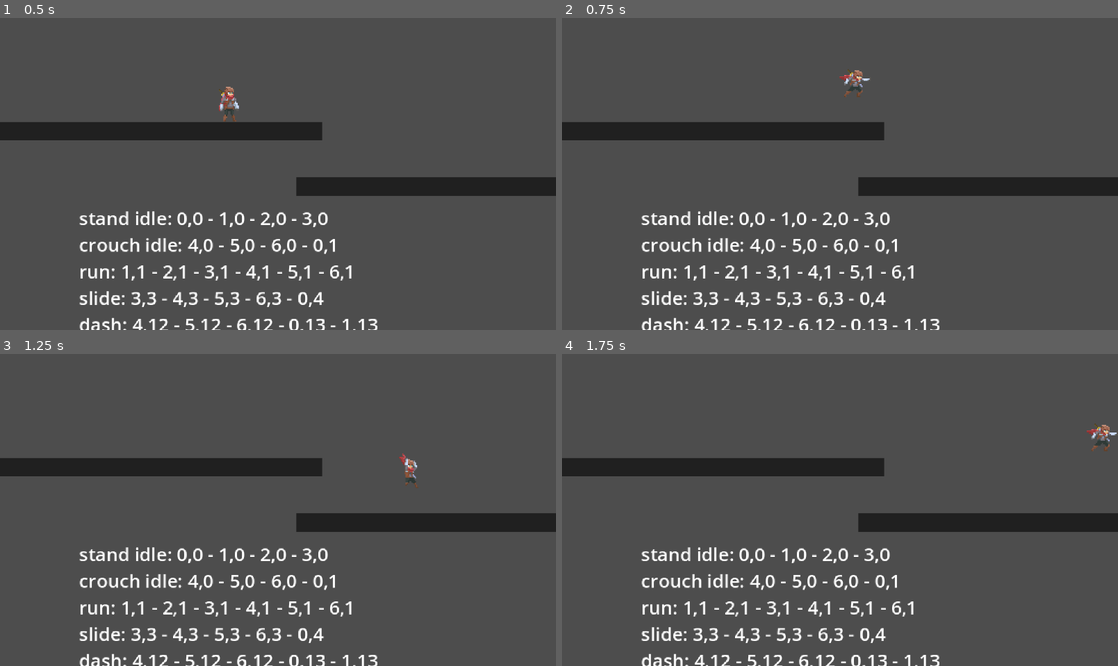
Above: before the commit, frames 1-4 (two rows, left to right).
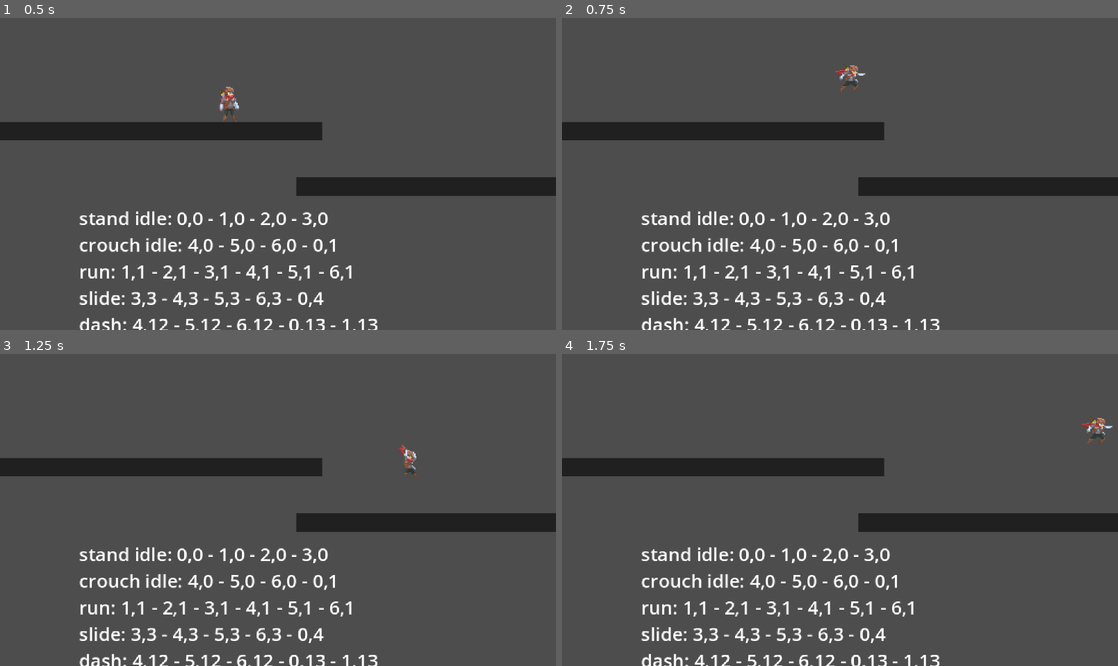
Above: after the commit, the same moments.

Repository: snowbillr/ninja-game
Game: Godot game, scene res://main.tscn
Two runs of this game, one before a commit and one after it. Both use one fixed random seed, a clock stepped at 60 frames per second and the inputs below.
Inputs:
- Up to frame 1 (0.5 s): no input
- Up to frame 2 (0.75 s): hold Right (move_right) from 0.53 s (still down); hold Up (jump) from 0.53 s (still down); tap Shift (dash) at 0.6 s
- Up to frame 3 (1.25 s): keep holding Right (move_right); keep holding Up (jump)
- Up to frame 4 (1.75 s): keep holding Right (move_right); release Up (jump) at 1.28 s; tap Up (jump) at 1.35, 1.52 s; tap Shift (dash) at 1.55 s

Frame 1 is identical in both runs. In frame 2, 0.3% of the frame differs, in the area x 49-56%, y 14-26%; in frame 3, 0.2%; in frame 4, 0.3%.

Commit message:
jumps and dashes with air movement

Diff:
--- a/main.tscn
+++ b/main.tscn
@@ -156,24 +156,6 @@
 [sub_resource type="RectangleShape2D" id="RectangleShape2D_h2yge"]
 size = Vector2(22, 30)
 
-[sub_resource type="Resource" id="Resource_82xsv"]
-script = ExtResource("6_4c57u")
-to = "air"
-input_action = "jump"
-action_state = 0
-args = {
-"do_jump": true
-}
-metadata/_custom_type_script = "uid://cey6mrsr07fa0"
-
-[sub_resource type="Resource" id="Resource_cegan"]
-script = ExtResource("6_4c57u")
-to = "dash"
-input_action = "dash"
-action_state = 0
-args = {}
-metadata/_custom_type_script = "uid://cey6mrsr07fa0"
-
 [sub_resource type="Resource" id="Resource_4c57u"]
 script = ExtResource("8_efxa6")
 to = "ground"
@@ -241,7 +223,6 @@
 
 [node name="dash" type="Node" parent="Player/GSM"]
 script = ExtResource("9_kek77")
-transitions = Array[ExtResource("6_dg77c")]([SubResource("Resource_82xsv")])
 metadata/_custom_type_script = "uid://8qw6sjjwtvdk"
 
 [node name="Timer" type="Timer" parent="Player/GSM/dash"]
@@ -250,7 +231,7 @@
 
 [node name="air" type="Node" parent="Player/GSM"]
 script = ExtResource("13_w48qg")
-transitions = Array[ExtResource("6_dg77c")]([SubResource("Resource_cegan"), SubResource("Resource_4c57u")])
+transitions = Array[ExtResource("6_dg77c")]([SubResource("Resource_4c57u")])
 metadata/_custom_type_script = "uid://d3bokcxy5twsd"
 
 [node name="ground" type="Node" parent="Player/GSM"]
--- a/scenes/player/player.gd
+++ b/scenes/player/player.gd
@@ -7,5 +7,10 @@
 
 @export var player_stats: PlayerStats = null
 
+var air_movement_charges := {
+	"jumps": 1,
+	"dashes": 1
+}
+
 func _ready() -> void:
 	gsm.start()
--- a/scenes/player/states/air.gd
+++ b/scenes/player/states/air.gd
@@ -1,31 +1,31 @@
 extends PlayerState
 
 var do_jump := false
-var remaining_movements := {
-	"jumps": 0
-}
 
 func _enter(args: Dictionary) -> void:
 	do_jump = args.has("do_jump") and args.do_jump
 
 	if do_jump:
-		self.player.animation_player.play("jump")
+		if not self.player.is_on_floor():
+			player.air_movement_charges.jumps -= 1
+			self.player.animation_player.play("double_jump")
+		else:
+			self.player.animation_player.play("jump")
 	else:
 		self.player.animation_player.play("fall")
 
-	remaining_movements.jumps = 1
+func _transition() -> Variant:
+	if Input.is_action_just_pressed("dash"):
+		if self.player.air_movement_charges.dashes > 0:
+			return "dash"
+	return null
 
 func _unhandled_input(event: InputEvent) -> void:
 	if event.is_action_pressed("jump"):
-		if remaining_movements.jumps > 0:
-			remaining_movements.jumps -= 1
-			self.player.velocity.y = -self.player.player_stats.jump_force
-			self.player.animation_player.play("double_jump")
+		if self.player.air_movement_charges.jumps > 0:
+			self._enter({ "do_jump": true })
 
 func _physics_process(_delta: float) -> void:
-	if self.player.velocity.y > 0:
-		self.player.animation_player.play("fall")
-
 	var x_input = Input.get_axis("move_left", "move_right")
 	if x_input != 0:
 		self.player.sprite_2d.flip_h = true if sign(x_input) == -1 else false
@@ -49,3 +49,6 @@
 			self.player.player_stats.gravity_coefficient)
 
 	self.player.move_and_slide()
+
+	if self.player.velocity.y > 0:
+		self.player.animation_player.play("fall")
--- a/scenes/player/states/dash.gd
+++ b/scenes/player/states/dash.gd
@@ -8,6 +8,9 @@
 	timer.timeout.connect(_on_timer_timeout)
 
 func _enter(_args: Dictionary):
+	if not self.player.is_on_floor():
+		self.player.air_movement_charges.dashes -= 1
+
 	self.player.animation_player.play("dash")
 
 	self.player.velocity.x = (1 if not self.player.sprite_2d.flip_h else -1) * self.player.player_stats.dash_speed
@@ -27,3 +30,8 @@
 		self.gsm.transition("air", { "do_jump": false })
 	else:
 		self.gsm.transition("ground")
+
+func _transition() -> Variant:
+	if Input.is_action_just_pressed("jump") and self.player.air_movement_charges.jumps > 0:
+		return ["air", { "do_jump": true }]
+	return null
--- a/scenes/player/states/ground.gd
+++ b/scenes/player/states/ground.gd
@@ -2,6 +2,8 @@
 
 func _enter(_args: Dictionary) -> void:
 	self.player.velocity.y = 0
+	self.player.air_movement_charges.jumps = 1
+	self.player.air_movement_charges.dashes = 1
 
 func _physics_process(_delta: float) -> void:
 	var x_input = Input.get_axis("move_left", "move_right")
Not shown: 1 places in main.tscn that only renumber resources
